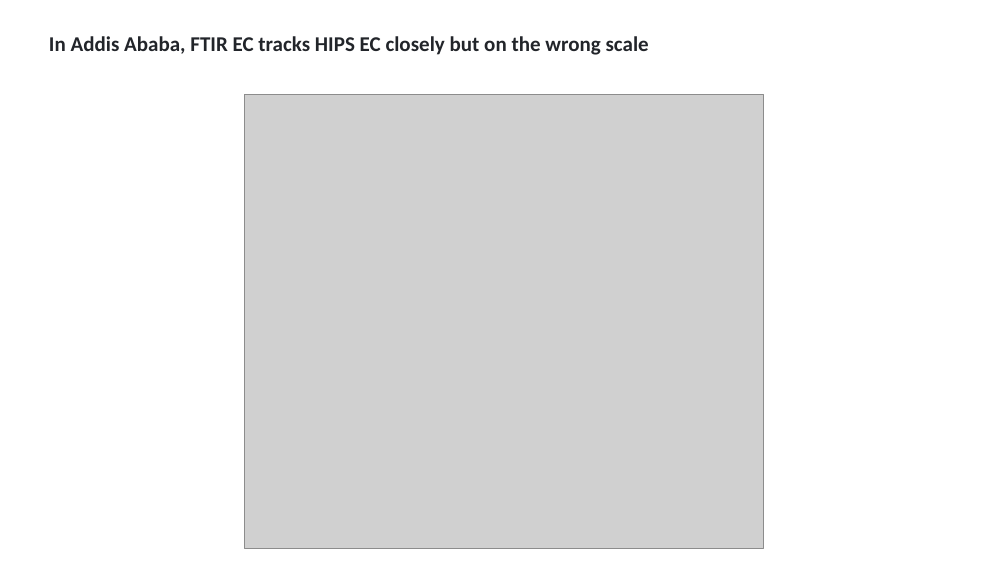
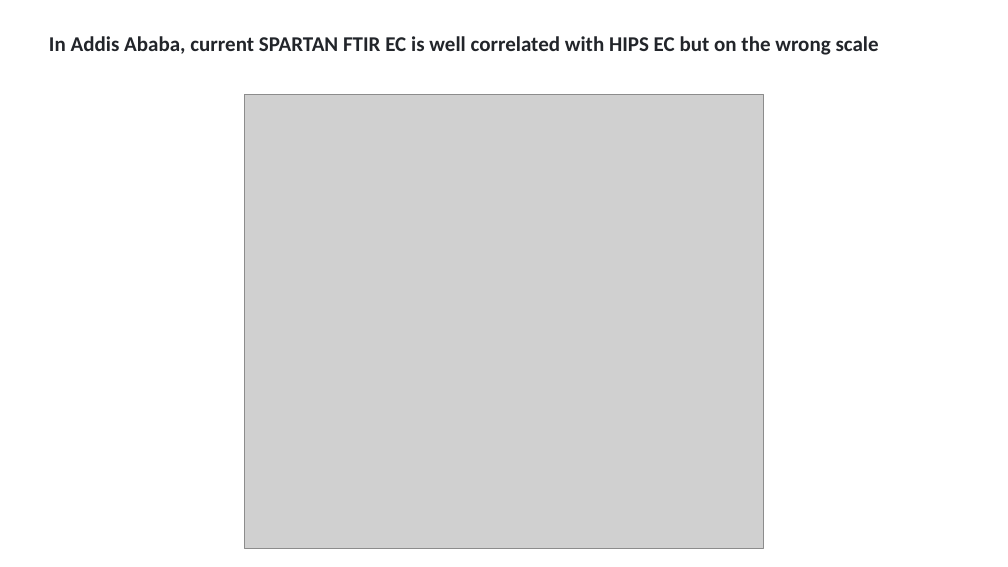
Before and after one commit to ahzs645/aethmodular, a slide deck: slide 3 of deliverables/aaar_poster_2026/aaar_practice_2026-10-15.pptx. Drawn at 1008x567 pixels with LibreOffice and Linux fonts; fonts in the diff are those of the drawing; grey boxes stand for pictures. Boxes give left, top, right and bottom in pixels: in the first picture for what was removed or moved away, otherwise in the second. Text is boxed around its words. In the diff, an @@ line names an element or a change of style, - is before the commit and + after.

```diff
--- a/deliverables/aaar_poster_2026/aaar_practice_2026-10-15.pptx
+++ b/deliverables/aaar_poster_2026/aaar_practice_2026-10-15.pptx
@@ text at (49,36,879,55): text changed @@
-In Addis Ababa, FTIR EC tracks HIPS EC closely but on the wrong scale
+In Addis Ababa, current SPARTAN FTIR EC is well correlated with HIPS EC but on the wrong scale
```
Also in this commit, not shown: 2 other slides changed, 7 slides added, 5 slides removed, 17 other files.
